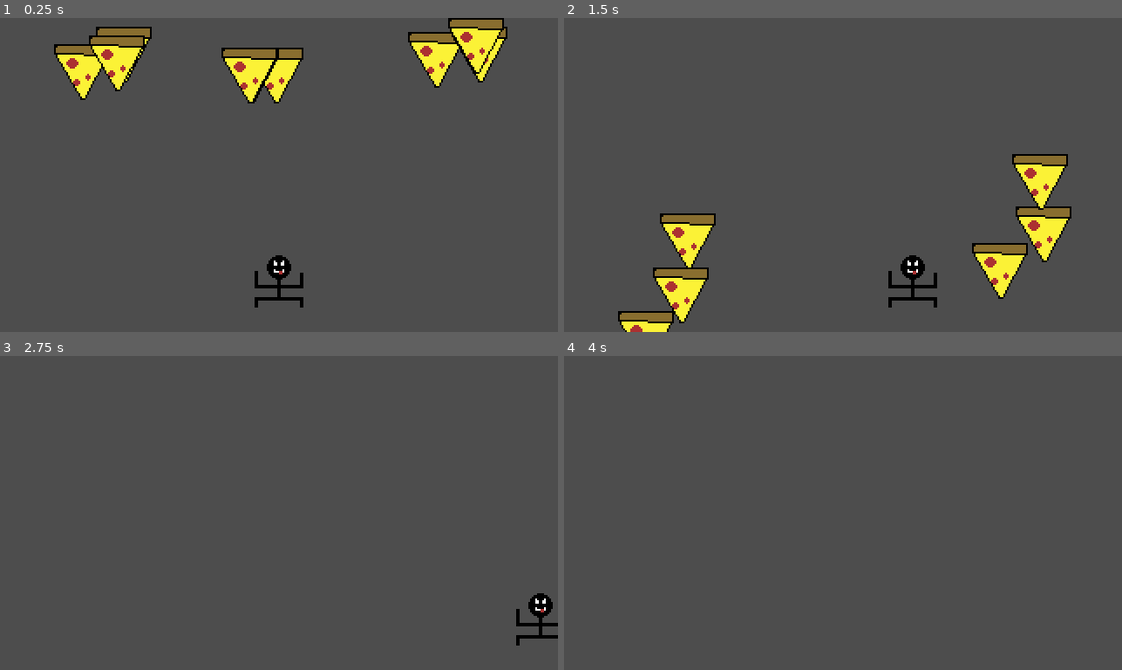
Above: before the commit, frames 1-4 (two rows, left to right).
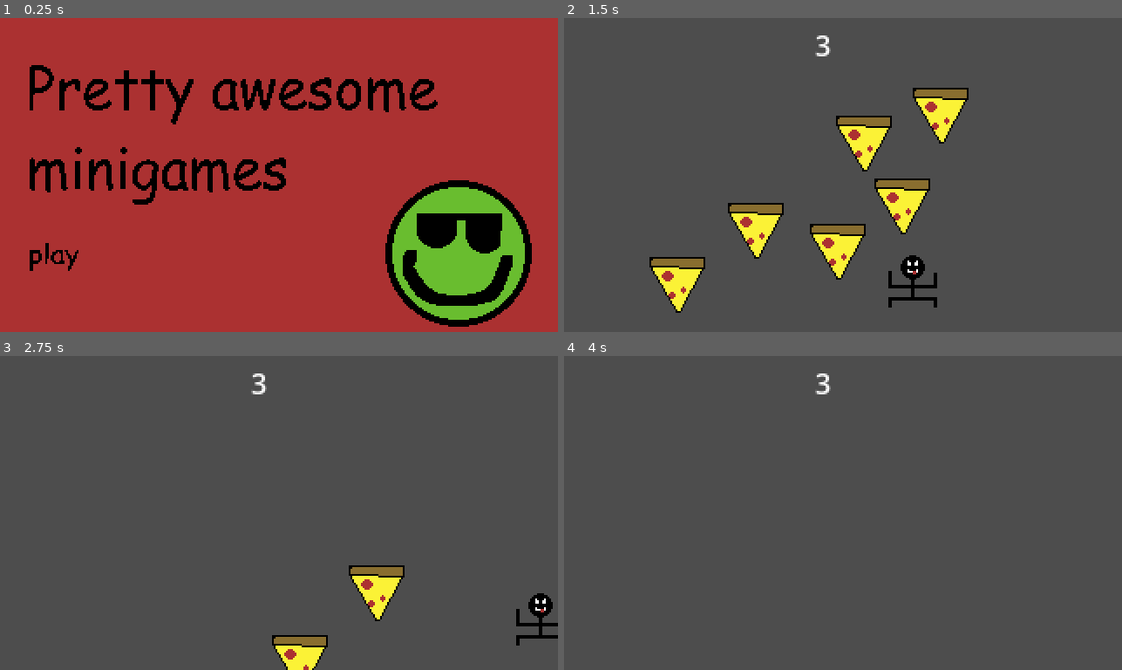
Above: after the commit, the same moments.

Repository: FawnTheDog/wario_ware_game
Game: Godot game, scene res://nodes/main_menu.tscn
Two runs of this game, one before a commit and one after it. Both use one fixed random seed, a clock stepped at 60 frames per second and the inputs below. Before the commit the project starts from res://nodes/food_catcher.tscn.
Inputs (mouse positions are in pixels of both pictures, inside the frame that each line leads up to):
- Up to frame 1 (0.25 s): no input
- Up to frame 2 (1.5 s): click (619, 256) at 0.52 s; tap Enter at 1.25 s; move the mouse to (965, 159) at 1.27 s; hold D (right) from 1.28 s (still down); click (965, 159) at 1.35 s
- Up to frame 3 (2.75 s): move the mouse to (167, 528) at 2.02 s; release D (right) at 2.03 s; hold Down from 2.03 s (still down); tap Alt at 2.1 s
- Up to frame 4 (4 s): move the mouse to (898, 443) at 2.77 s; release Down at 2.78 s; hold D (right) 2.78-3.53 s; tap Shift at 2.85 s; move the mouse to (815, 575) at 3.52 s; hold Up from 3.53 s (still down); click (815, 575) at 3.6 s

The runs differ from the first frame. In frame 1, 99% of the frame differs, in the area x 0-100%, y 0-100%; in frame 2, 12%; in frame 3, 2.1%; in frame 4, 0.1%.

Commit message:
omg added random stuff frfr
now feels like a complete game, added cool animations and stuff

Diff:
--- /dev/null
+++ b/next_game.gd
@@ -0,0 +1,12 @@
+extends Node2D
+
+
+# Called when the node enters the scene tree for the first time.
+func _ready() -> void:
+	print("one animation coing right up")
+	global_position = Vector2(-160,0)
+	var tween = create_tween()
+	tween.set_trans(tween.TRANS_CIRC)
+	tween.tween_property(self, "position", Vector2(480,0), 0.5)
+	await tween.finished
+	queue_free()
--- a/nodes/food_catcher.tscn
+++ b/nodes/food_catcher.tscn
@@ -11,6 +11,7 @@
 size = Vector2(20, 209)
 
 [node name="food_catcher" type="Node2D" unique_id=310336618]
+z_index = -1
 script = ExtResource("1_aagg8")
 
 [node name="player" type="CharacterBody2D" parent="." unique_id=884749273]
--- /dev/null
+++ b/nodes/next_game.tscn
@@ -0,0 +1,21 @@
+[gd_scene format=3 uid="uid://dnd5jmg51kal7"]
+
+[ext_resource type="Script" uid="uid://dro3eana5cuay" path="res://next_game.gd" id="1_eakix"]
+
+[node name="next_game" type="Node2D" unique_id=2115402775]
+z_index = 10
+script = ExtResource("1_eakix")
+
+[node name="ColorRect" type="ColorRect" parent="." unique_id=1001278528]
+offset_right = 320.0
+offset_bottom = 181.0
+color = Color(0, 0, 0, 1)
+
+[node name="Label" type="Label" parent="ColorRect" unique_id=1235679278]
+layout_mode = 0
+offset_left = 70.0
+offset_top = 60.0
+offset_right = 252.0
+offset_bottom = 105.0
+theme_override_font_sizes/font_size = 32
+text = "Next Game!"
--- a/nodes/smile.tscn
+++ b/nodes/smile.tscn
@@ -7,6 +7,7 @@
 radius = 34.0
 
 [node name="smile" type="Area2D" unique_id=2019051514]
+z_index = -1
 collision_layer = 0
 collision_mask = 2
 script = ExtResource("1_sfrxj")
--- a/project.godot
+++ b/project.godot
@@ -11,7 +11,7 @@
 [application]
 
 config/name="warioware rythym"
-run/main_scene="uid://dbap6h4o5ykgk"
+run/main_scene="uid://i2ihgiybu6m7"
 config/features=PackedStringArray("4.6", "GL Compatibility")
 config/icon="res://icon.svg"
 
--- a/scripts/food_catcher.gd
+++ b/scripts/food_catcher.gd
@@ -4,8 +4,11 @@
 
 
 func _ready() -> void:
+	global_script.done = false
 	for i in range(randf_range(8,12)):
-		print("debug")
 		var pizza_instance = pizza.instantiate()
 		pizza_instance.speed = randf_range(1,3)
 		add_child(pizza_instance)
+	await get_tree().create_timer(5).timeout
+	global_script.done = true
+	queue_free()
--- a/scripts/global_script.gd
+++ b/scripts/global_script.gd
@@ -1,3 +1,4 @@
 extends Node
 
 var score = 0
+var done = true
--- a/scripts/main.gd
+++ b/scripts/main.gd
@@ -1,13 +1,16 @@
 extends Node2D
 
 @onready var timer = $Timer
-var games = [preload("res://nodes/smile.tscn")] #preload("res://scripts/food_catcher.gd")]
+var games = [preload("res://nodes/smile.tscn"), preload("res://nodes/food_catcher.tscn")]
+var next_level = preload("res://nodes/next_game.tscn")
 var chosen_game
 var game_instance
 
 func _process(delta: float) -> void:
-	if timer.time_left == 0:
+	if global_script.done == true:
+		var next_instance = next_level.instantiate()
+		add_child(next_instance)
 		timer.start()
-		chosen_game = games[0]
+		chosen_game = games.pick_random()
 		game_instance = chosen_game.instantiate()
 		add_child(game_instance)
--- a/scripts/smile.gd
+++ b/scripts/smile.gd
@@ -14,6 +14,7 @@
 	index += 1
 
 func _ready() -> void:
+	global_script.done = false
 	position()
 	print(length)
 
@@ -34,3 +35,4 @@
 	else:
 		if cooldown.time_left == 0:
 			queue_free()
+			global_script.done= true
Not shown, added: next_game.gd.uid
